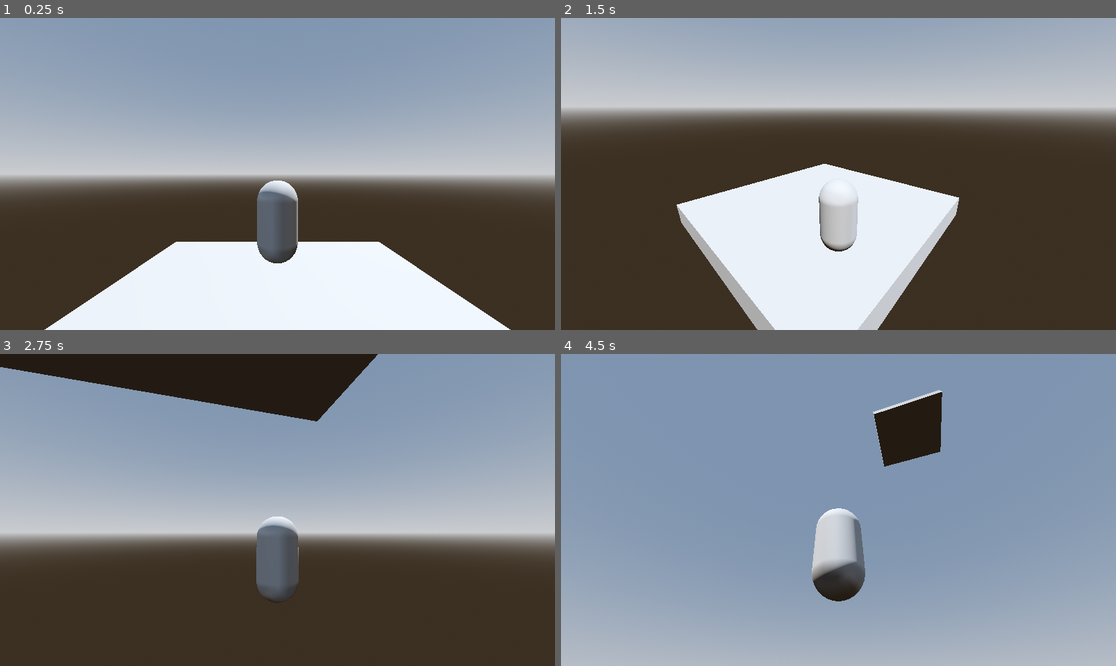
Above: before the commit, frames 1-4 (two rows, left to right).
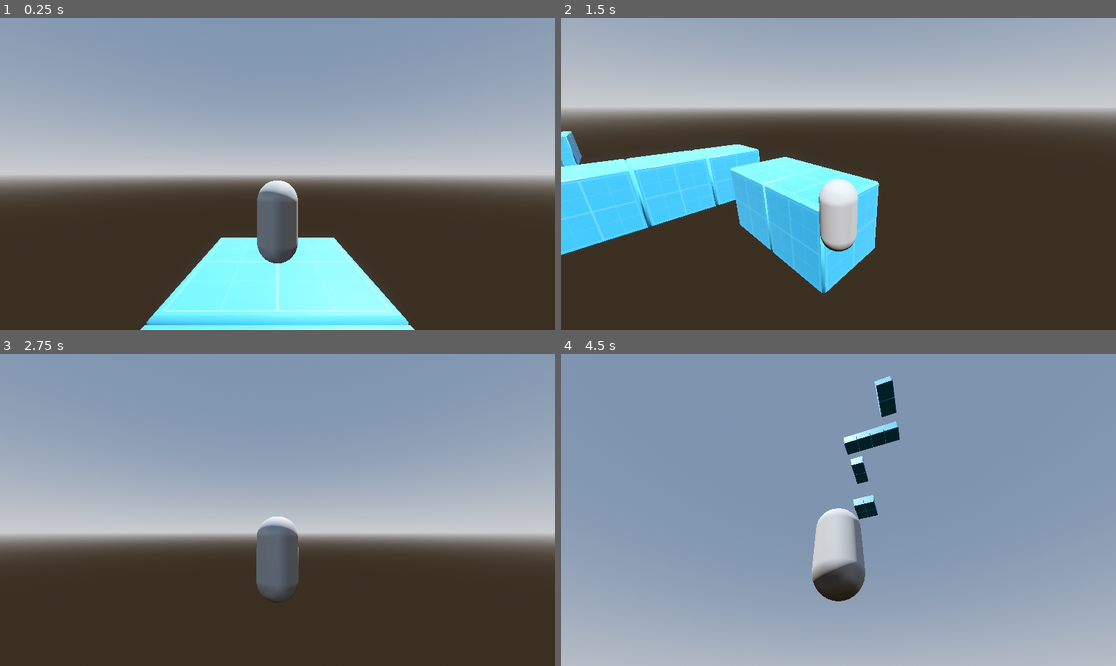
Above: after the commit, the same moments.

Repository: AbsoluteZer0527/My-first-3D-Godot-game
Game: Godot game, scene res://Scenes/game_scene.tscn
Same seed, same stepped clock (60 frames per second), same inputs: the game is played once before the commit and once after it.
Inputs (mouse positions are in pixels of both pictures, inside the frame that each line leads up to):
- Up to frame 1 (0.25 s): no input
- Up to frame 2 (1.5 s): tap Enter (ui_accept) at 0.5, 0.77 s; move the mouse to (866, 174) at 0.52 s; hold W (forward) 0.53-1.28 s; tap Tab at 0.6, 1.35 s; move the mouse to (727, 189) at 1.27 s; hold S (backward) from 1.28 s (still down)
- Up to frame 3 (2.75 s): tap Enter (ui_accept) at 1.52 s; move the mouse to (288, 503) at 2.02 s; release S (backward) at 2.03 s; hold W (forward) from 2.03 s (still down); tap Tab at 2.1 s
- Up to frame 4 (4.5 s): move the mouse to (810, 572) at 2.77 s; tap Tab at 2.85, 3.6, 4.35 s; tap Enter (ui_accept) at 3.02, 3.5, 3.77, 4.25 s; move the mouse to (877, 513) at 3.52 s; move the mouse to (672, 463) at 4.27 s; release W (forward) at 4.28 s; hold A (left) from 4.28 s (still down)

The runs differ from the first frame. In frame 1, 17% of the frame differs, in the area x 8-92%, y 70-100%; in frame 2, 25%, in the area x 0-72%, y 36-100%; in frame 3, 8.6%; in frame 4, 3.3%.

Commit message:
Added new asset, built a platform map using cubes

Diff:
--- a/First-3D/new-game-project/Scenes/game_scene.tscn
+++ b/First-3D/new-game-project/Scenes/game_scene.tscn
@@ -1,6 +1,7 @@
-[gd_scene load_steps=7 format=3 uid="uid://duvjmwvyd5uii"]
+[gd_scene load_steps=6 format=3 uid="uid://duvjmwvyd5uii"]
 
-[ext_resource type="PackedScene" uid="uid://bo0pwsa6hw5ue" path="res://Scenes/player.tscn" id="1_x87qo"]
+[ext_resource type="PackedScene" path="res://Scenes/player.tscn" id="1_x87qo"]
+[ext_resource type="PackedScene" uid="uid://ch5wgsbao1ifm" path="res://Assets/Models/Cube_Prototype_Large_A.gltf" id="2_b6fju"]
 
 [sub_resource type="ProceduralSkyMaterial" id="ProceduralSkyMaterial_oqyrl"]
 sky_horizon_color = Color(0.66224277, 0.6717428, 0.6867428, 1)
@@ -15,12 +16,6 @@
 tonemap_mode = 2
 glow_enabled = true
 
-[sub_resource type="BoxMesh" id="BoxMesh_oqyrl"]
-size = Vector3(10, 1, 10)
-
-[sub_resource type="ConcavePolygonShape3D" id="ConcavePolygonShape3D_x87qo"]
-data = PackedVector3Array(-5, 0.5, 5, 5, 0.5, 5, -5, -0.5, 5, 5, 0.5, 5, 5, -0.5, 5, -5, -0.5, 5, 5, 0.5, -5, -5, 0.5, -5, 5, -0.5, -5, -5, 0.5, -5, -5, -0.5, -5, 5, -0.5, -5, 5, 0.5, 5, 5, 0.5, -5, 5, -0.5, 5, 5, 0.5, -5, 5, -0.5, -5, 5, -0.5, 5, -5, 0.5, -5, -5, 0.5, 5, -5, -0.5, -5, -5, 0.5, 5, -5, -0.5, 5, -5, -0.5, -5, 5, 0.5, 5, -5, 0.5, 5, 5, 0.5, -5, -5, 0.5, 5, -5, 0.5, -5, 5, 0.5, -5, -5, -0.5, 5, 5, -0.5, 5, -5, -0.5, -5, 5, -0.5, 5, 5, -0.5, -5, -5, -0.5, -5)
-
 [node name="GameScene" type="Node3D"]
 
 [node name="WorldEnvironment" type="WorldEnvironment" parent="."]
@@ -31,13 +26,45 @@
 shadow_enabled = true
 directional_shadow_max_distance = 1.0
 
-[node name="MeshInstance3D" type="MeshInstance3D" parent="."]
-mesh = SubResource("BoxMesh_oqyrl")
+[node name="Player" parent="." instance=ExtResource("1_x87qo")]
+transform = Transform3D(1, 0, 0, 0, 1, 0, 0, 0, 1, 0, 5.233398, 0)
 
-[node name="StaticBody3D" type="StaticBody3D" parent="MeshInstance3D"]
+[node name="Node3D" type="Node3D" parent="."]
 
-[node name="CollisionShape3D" type="CollisionShape3D" parent="MeshInstance3D/StaticBody3D"]
-shape = SubResource("ConcavePolygonShape3D_x87qo")
+[node name="Cube_Prototype_Large_A3" parent="Node3D" instance=ExtResource("2_b6fju")]
+transform = Transform3D(1, 0, 0, 0, 1, 0, 0, 0, 1, 0, 0, 4)
 
-[node name="Player" parent="." instance=ExtResource("1_x87qo")]
-transform = Transform3D(1, 0, 0, 0, 1, 0, 0, 0, 1, 0, 2.971703, 0)
+[node name="Cube_Prototype_Large_A2" parent="Node3D" instance=ExtResource("2_b6fju")]
+
+[node name="Cube_Prototype_Large_A4" parent="Node3D" instance=ExtResource("2_b6fju")]
+transform = Transform3D(1, 0, 0, 0, 1, 0, 0, 0, 1, 0, 0, 12)
+
+[node name="Cube_Prototype_Large_A5" parent="Node3D" instance=ExtResource("2_b6fju")]
+transform = Transform3D(1, 0, 0, 0, 1, 0, 0, 0, 1, 4, 0, 12)
+
+[node name="Cube_Prototype_Large_A6" parent="Node3D" instance=ExtResource("2_b6fju")]
+transform = Transform3D(1, 0, 0, 0, 1, 0, 0, 0, 1, 8, 0, 12)
+
+[node name="Cube_Prototype_Large_A7" parent="Node3D" instance=ExtResource("2_b6fju")]
+transform = Transform3D(1, 0, 0, 0, 1, 0, 0, 0, 1, 12, 0, 12)
+
+[node name="Cube_Prototype_Large_A8" parent="Node3D" instance=ExtResource("2_b6fju")]
+transform = Transform3D(1, 0, 0, 0, 1, 0, 0, 0, 1, 12, 0, 20)
+
+[node name="Cube_Prototype_Large_A9" parent="Node3D" instance=ExtResource("2_b6fju")]
+transform = Transform3D(1, 0, 0, 0, 1, 0, 0, 0, 1, 12, 0, 24)
+
+[node name="Cube_Prototype_Large_A10" parent="Node3D" instance=ExtResource("2_b6fju")]
+transform = Transform3D(1, 0, 0, 0, 1, 0, 0, 0, 1, 12, 0, 38)
+
+[node name="Cube_Prototype_Large_A13" parent="Node3D" instance=ExtResource("2_b6fju")]
+transform = Transform3D(1, 0, 0, 0, 1, 0, 0, 0, 1, 12, 0, 42)
+
+[node name="Cube_Prototype_Large_A11" parent="Node3D" instance=ExtResource("2_b6fju")]
+transform = Transform3D(1, 0, 0, 0, 1, 0, 0, 0, 1, 12, 0, 38)
+
+[node name="Cube_Prototype_Large_A14" parent="Node3D" instance=ExtResource("2_b6fju")]
+transform = Transform3D(1, 0, 0, 0, 1, 0, 0, 0, 1, 16, 0, 42)
+
+[node name="Cube_Prototype_Large_A12" parent="Node3D" instance=ExtResource("2_b6fju")]
+transform = Transform3D(1, 0, 0, 0, 1, 0, 0, 0, 1, 16, 0, 38)
Binary file added: First-3D/new-game-project/Assets/Character/Player.glb
Not shown, added: First-3D/new-game-project/Assets/Character/Player.glb.import
Binary file added: First-3D/new-game-project/Assets/Character/Player_rogue_texture.png
Not shown, added: First-3D/new-game-project/Assets/Character/Player_rogue_texture.png.import
Binary file added: First-3D/new-game-project/Assets/Fonts/ZCOOL-Wenyi.ttf
Not shown, added: First-3D/new-game-project/Assets/Fonts/ZCOOL-Wenyi.ttf.import
Binary file added: First-3D/new-game-project/Assets/Models/Coin_A.bin
Binary file added: First-3D/new-game-project/Assets/Models/Cube_Prototype_Large_A.bin
Not shown, added: First-3D/new-game-project/Assets/Models/Cube_Prototype_Large_A.gltf
Not shown, added: First-3D/new-game-project/Assets/Models/Cube_Prototype_Large_A.gltf.import
Binary file added: First-3D/new-game-project/Assets/Models/Floor.bin
Not shown, added: First-3D/new-game-project/Assets/Models/Floor.gltf
(and 230 more such lines)
